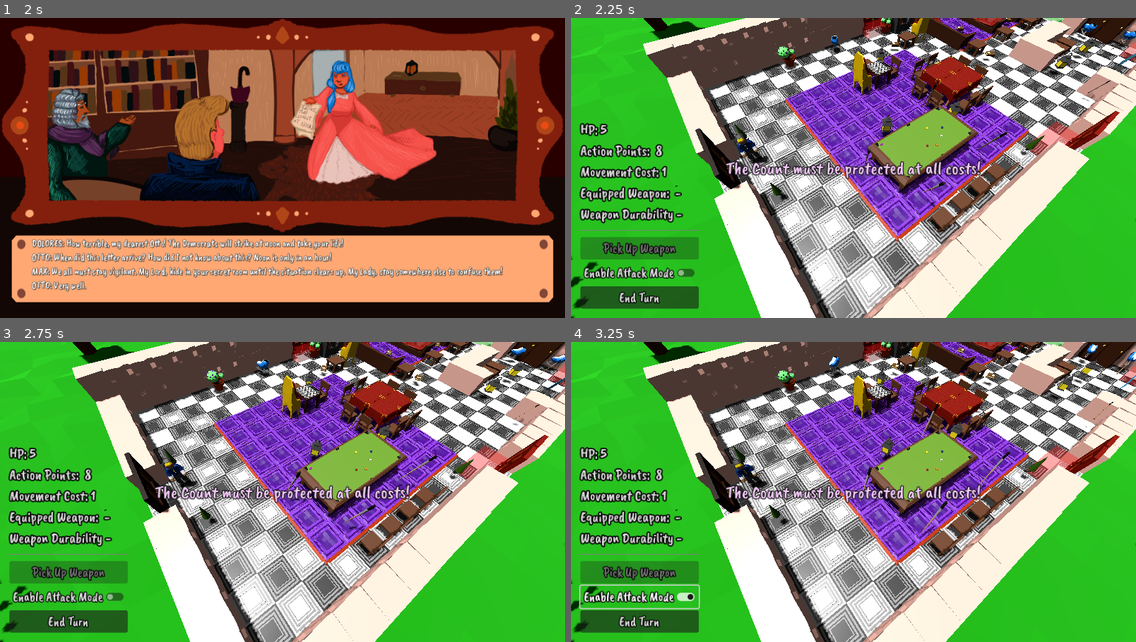
Above: before the commit, frames 1-4 (two rows, left to right).
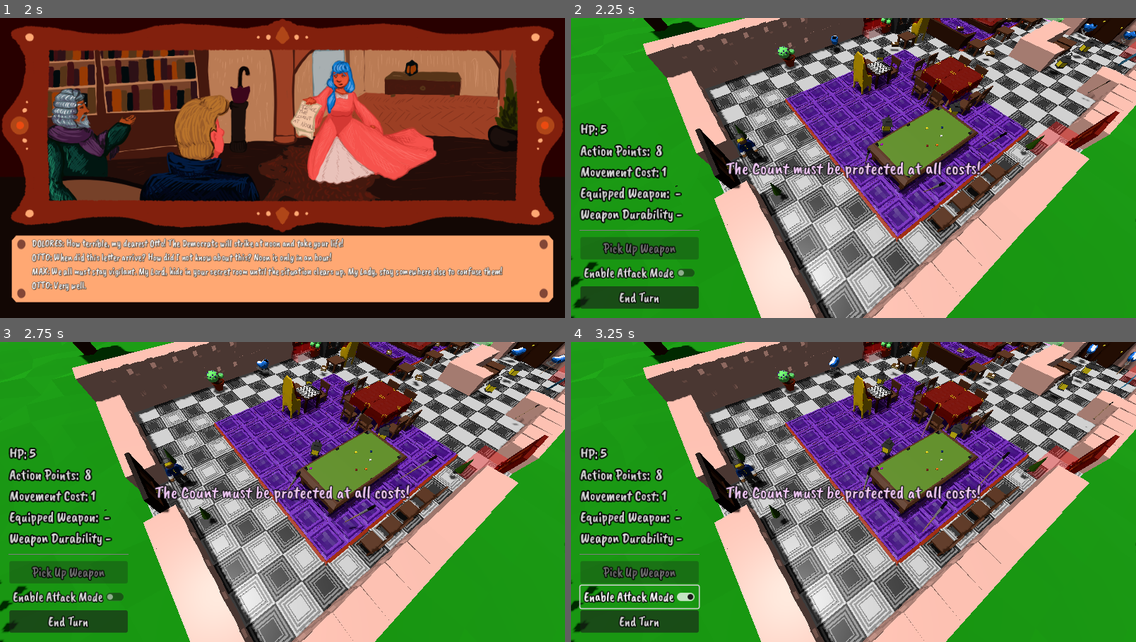
Above: after the commit, the same moments.

Repository: pinguinosod/gse_winterjam2024
Game: Godot game, scene res://main.tscn
Same seed, same stepped clock (60 frames per second), same inputs: the game is played once before the commit and once after it.
Inputs (mouse positions are in pixels of both pictures, inside the frame that each line leads up to):
- Up to frame 1 (2 s): click (288, 285) at 0.5 s; click "OTTO: I’ve heard that with th…" at 1.25 s
- Up to frame 2 (2.25 s): click "DOLORES: How terrible, my dea…" at 2 s
- Up to frame 3 (2.75 s): no input
- Up to frame 4 (3.25 s): click "Enable Attack Mode" at 2.75 s

Frame 1 is identical in both runs. In frame 2, 75% of the frame differs, in the area x 0-100%, y 0-100%; in frame 3, 75%; in frame 4, 75%.

Commit message:
make light dimmer

Diff:
--- a/main.tscn
+++ b/main.tscn
@@ -56,6 +56,7 @@
 
 [node name="DirectionalLight3D" type="DirectionalLight3D" parent="."]
 transform = Transform3D(-0.573577, 0.79124, -0.212012, 0, 0.258819, 0.965926, 0.819152, 0.554032, -0.148453, 0, 20, 0)
+light_energy = 0.5
 shadow_enabled = true
 
 [node name="GameManager" parent="." node_paths=PackedStringArray("parentRoom") instance=ExtResource("8_130yo")]
